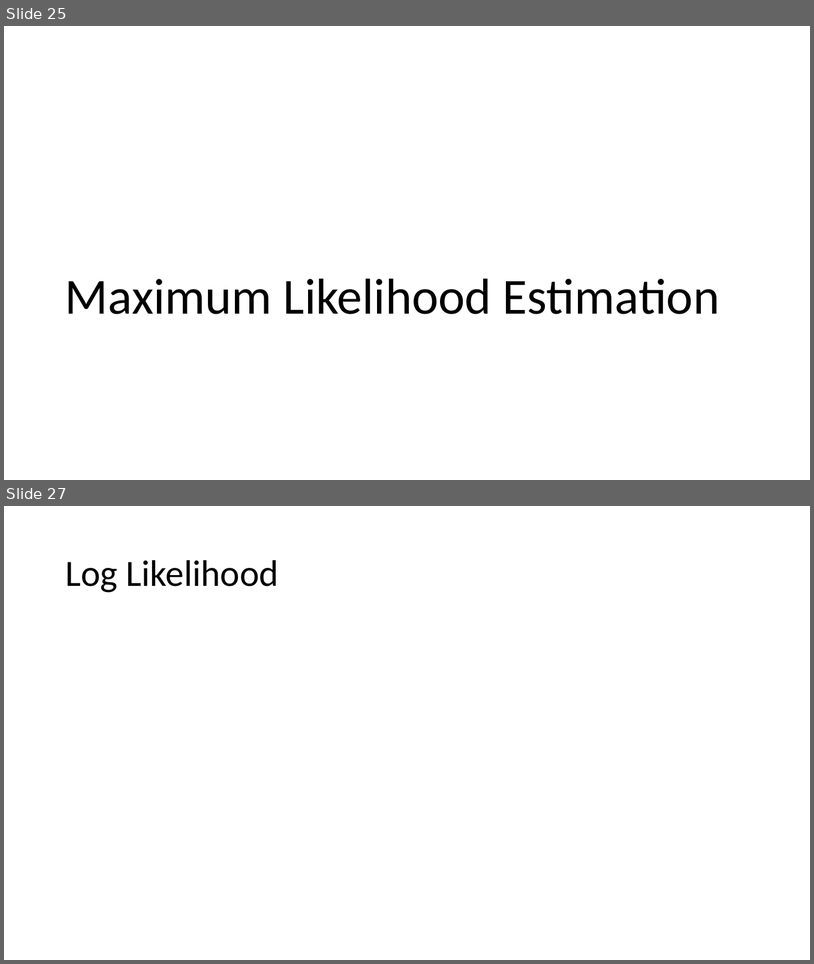
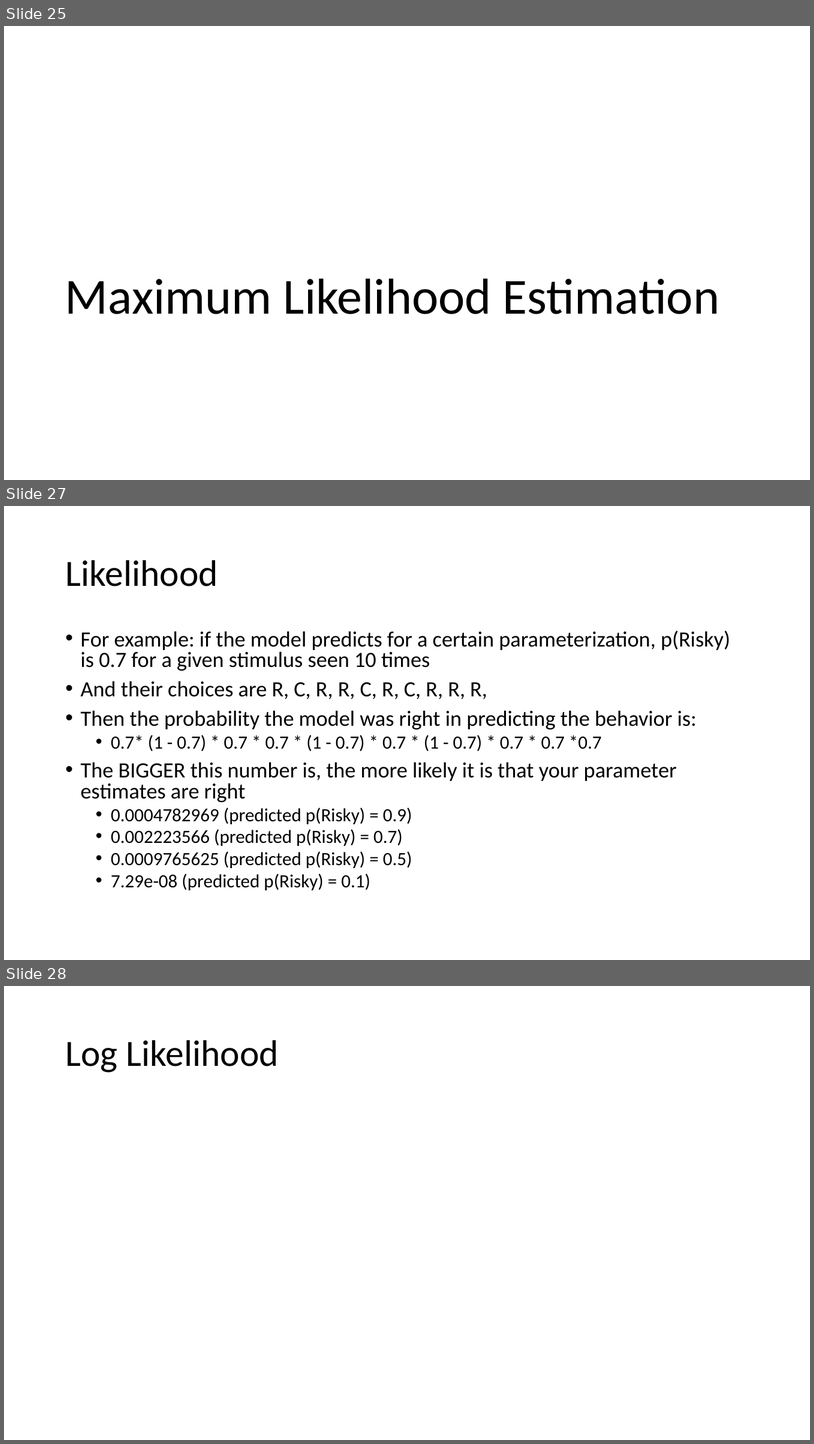
Before and after one commit to kcastanheira/Cog_modelling_tutorial, a slide deck: Modelling Tutorial.pptx. Shown one above the other, each under a label of ours: slides 25 and 27 before the commit, slides 25, 27 and 28 after it; the slides between them are not shown. The pictures are 814x964 and 814x1444 pixels, drawn with LibreOffice and Linux fonts; fonts in the diff are those of the drawing; grey boxes stand for pictures. Boxes give left, top, right and bottom in pixels: in the first picture for what was removed or moved away, otherwise in the second. Text is boxed around its words. In the diff, an @@ line names an element or a change of style, - is before the commit and + after.

```diff
--- a/Modelling Tutorial.pptx
+++ b/Modelling Tutorial.pptx
@@ slide 27 added at (x1=4, y1=506, x2=810, y2=960), background #FFFFFF @@
@@ title added at (x1=65, y1=560, x2=218, y2=586), 44 pt, text #000000 @@
+Likelihood
@@ text added at (x1=81, y1=630, x2=731, y2=890), 25.9 pt, text #000000 @@
+• For example: if the model predicts for a certain parameterization, p(Risky) is 0.7 for a given stimulus seen 10 times
+• And their choices are R, C, R, R, C, R, C, R, R, R,
+• Then the probability the model was right in predicting the behavior is:
+  • 0.7* (1 - 0.7) * 0.7 * 0.7 * (1 - 0.7) * 0.7 * (1 - 0.7) * 0.7 * 0.7 *0.7
+• The BIGGER this number is, the more likely it is that your parameter estimates are right
+  • 0.0004782969 (predicted p(Risky) = 0.9)
+  • 0.002223566 (predicted p(Risky) = 0.7)
+  • 0.0009765625 (predicted p(Risky) = 0.5)
+  • 7.29e-08 (predicted p(Risky) = 0.1)
@@ what was slide 27 is now slide 28 @@
```
Also in this commit, not shown: 6 slides changed, 1 other slide added.
